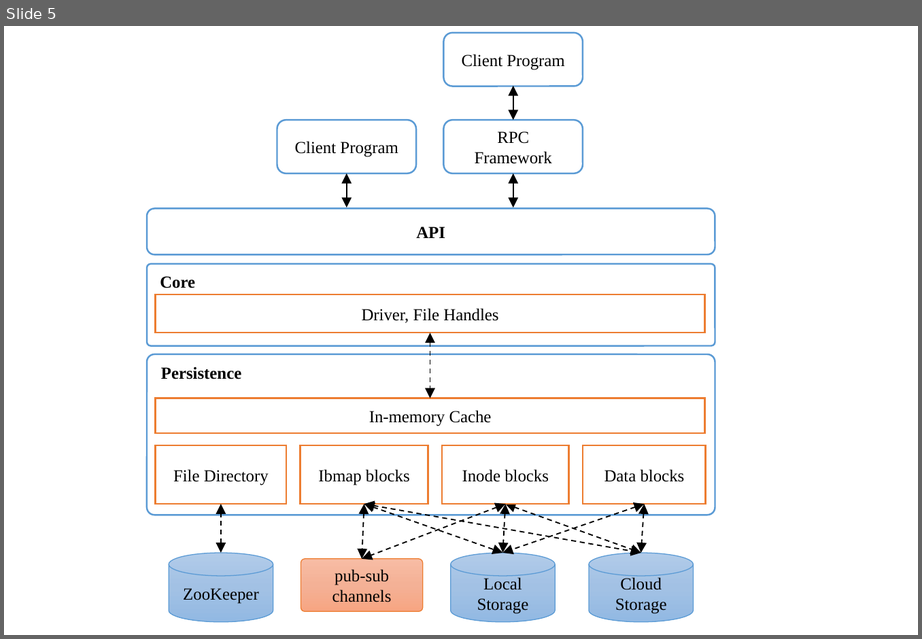
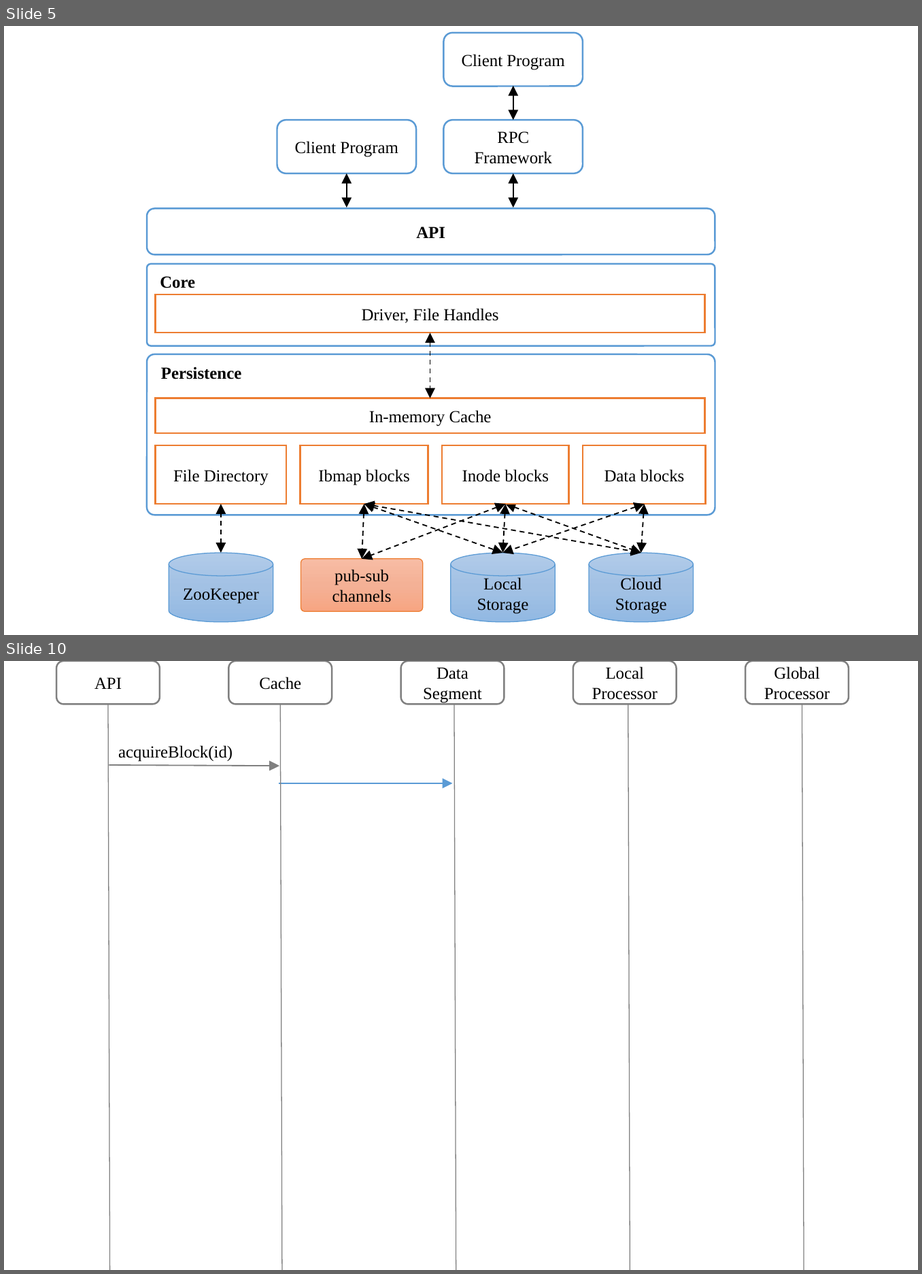
Before and after one commit to smash-bi/kawkab, a slide deck: docs/design/figures/fs-design.pptx. Shown one above the other, each under a label of ours: slide 5 before the commit, slides 5 and 10 after it; the slides between them are not shown. The pictures are 922x639 and 922x1274 pixels, drawn with LibreOffice and Linux fonts; fonts in the diff are those of the drawing. Boxes give left, top, right and bottom in pixels: in the first picture for what was removed or moved away, otherwise in the second. Text is boxed around its words. In the diff, an @@ line names an element or a change of style, - is before the commit and + after.

```diff
--- a/docs/design/figures/fs-design.pptx
+++ b/docs/design/figures/fs-design.pptx
@@ slide 10 added at [4, 661, 918, 1270], background #FFFFFF @@
@@ rounded rectangle added at [56, 661, 160, 704], outline #808080 1 pt, 10 pt, text #000000 @@
+API
@@ rounded rectangle added at [228, 661, 332, 704], outline #808080 1 pt, 10 pt, text #000000 @@
+Cache
@@ rounded rectangle added at [401, 661, 505, 704], outline #808080 1 pt, 10 pt, text #000000 @@
+Data Segment
@@ rounded rectangle added at [573, 661, 677, 704], outline #808080 1 pt, 10 pt, text #000000 @@
+Local Processor
@@ rounded rectangle added at [745, 661, 849, 704], outline #808080 1 pt, 10 pt, text #000000 @@
+Global Processor
@@ line added from (107, 704) to (110, 1270), #808080 0.5 pt @@
@@ line added from (281, 704) to (282, 1270), #808080 0.5 pt @@
@@ line added from (453, 704) to (456, 1270), #808080 0.5 pt @@
@@ line added from (628, 704) to (630, 1270), #808080 0.5 pt @@
@@ line added from (802, 704) to (804, 1270), #808080 0.5 pt @@
@@ text added at [118, 745, 232, 762], 10 pt, text #000000 @@
+acquireBlock(id)
@@ arrow added from (109, 764) to (279, 766), #808080 0.75 pt @@
@@ arrow added from (278, 783) to (452, 783), #5B9BD5 0.5 pt @@
```
Also in this commit, not shown: 2 slides changed, 2 other slides added, 1 slide removed, 4 other files.
